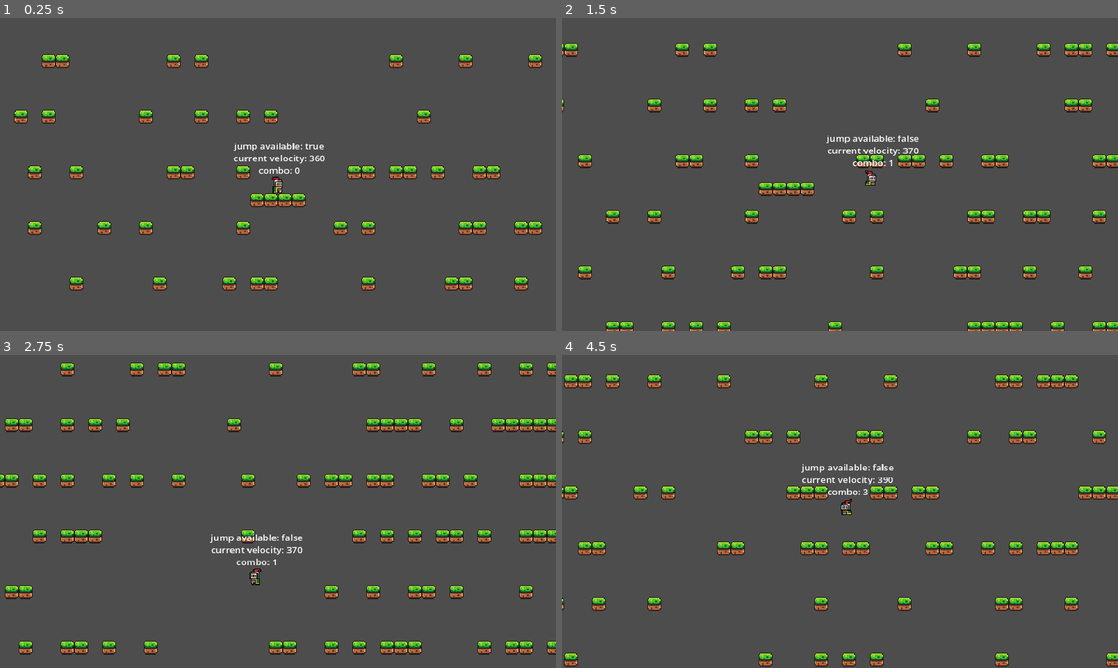
Above: before the commit, frames 1-4 (two rows, left to right).
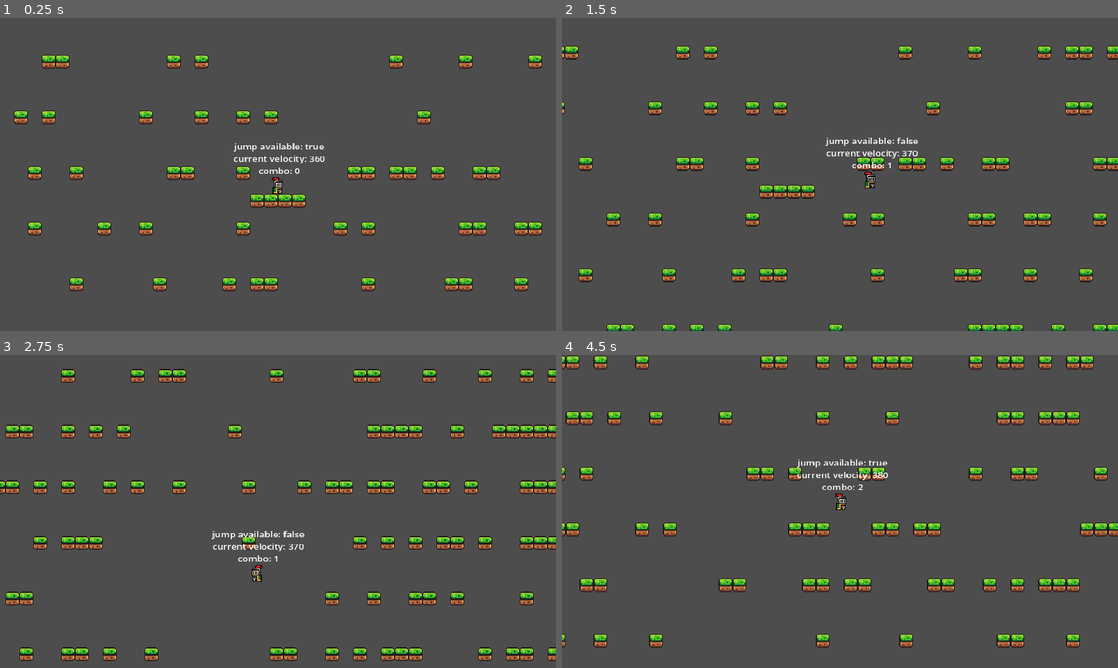
Above: after the commit, the same moments.

Repository: danielvogelsang/project-daydream
Game: Godot game, scene res://scenes/level/level/level.tscn
Same seed, same stepped clock (60 frames per second), same inputs: the game is played once before the commit and once after it.
Inputs:
- Up to frame 1 (0.25 s): no input
- Up to frame 2 (1.5 s): hold Space (jump) 0.53-1.28 s; hold D (right) from 0.53 s (still down); tap Space (jump) at 1.35 s
- Up to frame 3 (2.75 s): tap Space (jump) at 1.52, 1.82 s; release D (right) at 2.03 s; hold A (left) from 2.03 s (still down); hold Space (jump) from 2.03 s (still down)
- Up to frame 4 (4.5 s): release A (left) at 2.78 s; release Space (jump) at 2.78 s; hold D (right) 2.78-4.28 s; tap Space (jump) at 2.85, 3.02, 3.32, 4.35 s; hold Space (jump) 3.53-4.28 s; tap P (debug, bound only after the commit) at 4.15 s; hold A (left) from 4.28 s (still down)

The runs differ from the first frame. In frame 1, 2.2% of the frame differs, in the area x 2-98%, y 11-88%; in frame 2, 7.6%; in frame 3, 13%; in frame 4, 15%, in the area x 0-100%, y 0-100%.

Commit message:
added no clip

Diff:
--- a/project.godot
+++ b/project.godot
@@ -49,6 +49,11 @@
 , Object(InputEventKey,"resource_local_to_scene":false,"resource_name":"","device":-1,"window_id":0,"alt_pressed":false …(183 unchanged characters)…
 ]
 }
+debug={
+"deadzone": 0.5,
+"events": [Object(InputEventKey,"resource_local_to_scene":false,"resource_name":"","device":-1,"window_id":0,"alt_pressed":false,"shift_pressed":false,"ctrl_pressed":false,"meta_pressed":false,"pressed":false,"keycode":0,"physical_keycode":80,"key_label":0,"unicode":112,"location":0,"echo":false,"script":null)
+]
+}
 
 [physics]
 
--- a/scenes/level/level/level.tscn
+++ b/scenes/level/level/level.tscn
@@ -154,6 +154,7 @@
 [node name="Player" parent="." instance=ExtResource("2_fk4d0")]
 
 [node name="Camera2D" type="Camera2D" parent="."]
+visible = false
 position = Vector2(200, 2.08165e-12)
 zoom = Vector2(3, 3)
 process_callback = 0
--- a/scenes/player/player.gd
+++ b/scenes/player/player.gd
@@ -4,7 +4,7 @@
 const JUMP_VELOCITY: float = 360.0
 const DIMINISHING_JUMP_VELOCITY: float = 0.5
 const GRAVITY: float = 1000.0
-const FALLING_GRAVITY: float = 1500.0
+const FALLING_GRAVITY: float = 1200.0
 const MAX_FALL_SPEED: float = 400.0
 const APEX_THRESHOLD: int = 25
 const APEX_GRAVITY_MODIFIER: float = 0.5
@@ -45,6 +45,9 @@
 
 # shows jump height in blocks (16 pixels each), not for setting jump height, ignores apex slowdown
 @export var jump_height: float = ( (JUMP_VELOCITY * JUMP_VELOCITY) / (2 * GRAVITY) ) / 16
+
+var no_clip: bool = false
+var no_clip_speed: float = 200.0
 
 
 func calculate_states() -> void:
@@ -181,7 +184,31 @@
 	if jump_buffer_timer > 0:
 		jump_buffer_timer -= delta
 
+func handle_no_clip() -> void:
+	if Input.is_action_just_pressed("debug"):
+		no_clip = !no_clip
+	if no_clip:
+		collision_mask = 0
+		velocity = Vector2()
+		if Input.is_action_pressed("right"):
+			velocity.x += no_clip_speed
+		if Input.is_action_pressed("left"):
+			velocity.x -= no_clip_speed
+		if Input.is_action_pressed("jump"):
+			velocity.y -= no_clip_speed
+		if Input.is_action_pressed("down"):
+			velocity.y += no_clip_speed
+		move_and_slide()
+	if not no_clip:
+		collision_mask = 1
+
 func _physics_process(delta: float) -> void:
+	if  no_clip:
+		process_no_clip(delta)
+	else:
+		process_normal(delta)
+
+func process_normal(delta:float) -> void:
 	handle_gravity(delta)
 	handle_timers(delta)
 	handle_jump_buffer()
@@ -192,3 +219,7 @@
 	handle_coyote_timer()
 	draw_trail()
 	update_debug_label()
+	handle_no_clip()
+
+func process_no_clip(delta: float) -> void:
+	handle_no_clip()
